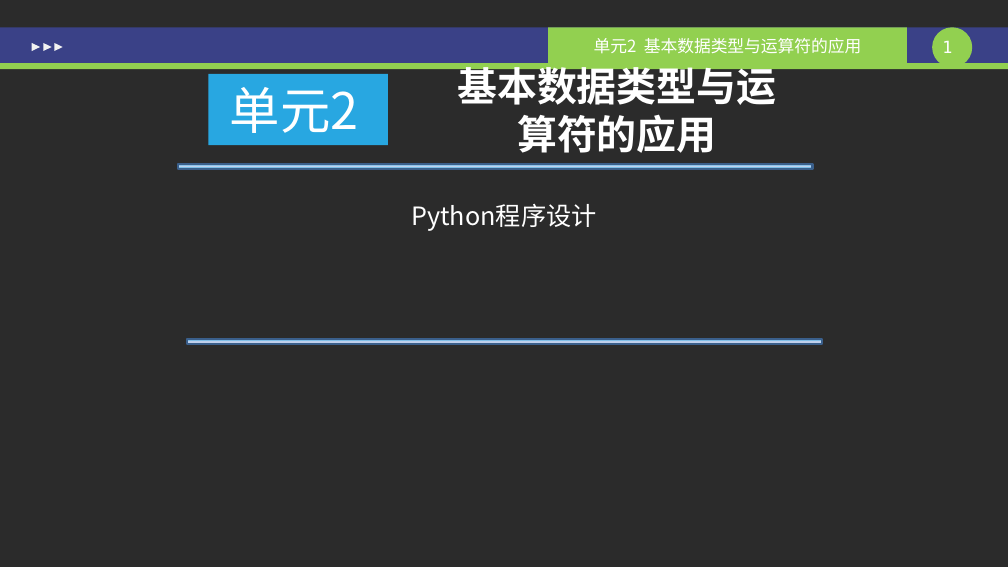
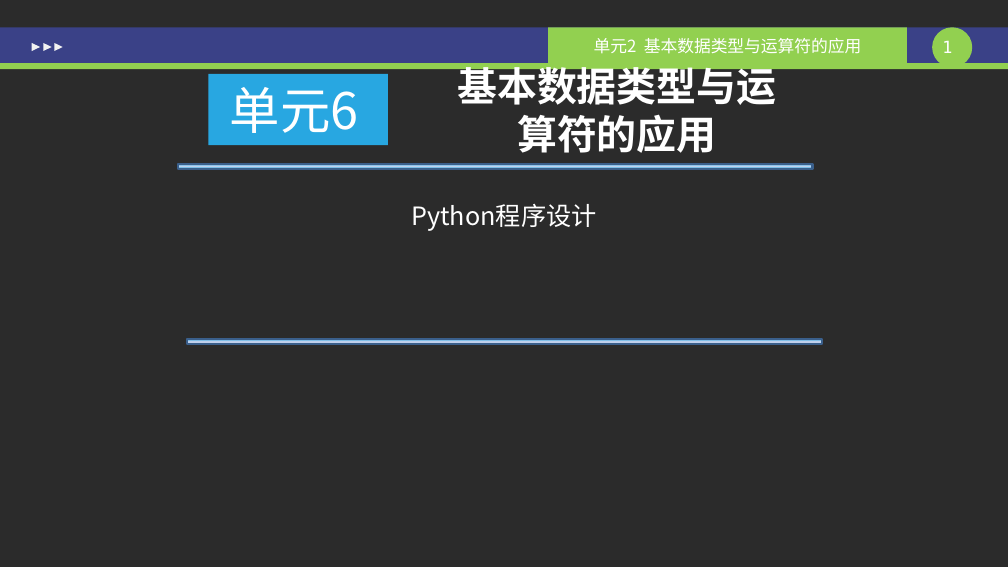
Before and after one commit to zeemeil/zeemeil.github.io, a slide deck: slide 1 of files/0328_week5_thursday_unit7.pptx. Drawn at 1008x567 pixels with LibreOffice and Linux fonts; fonts in the diff are those of the drawing; background and template pictures are left out; a plain dark background stands for a picture behind light text. Boxes give left, top, right and bottom in pixels: in the first picture for what was removed or moved away, otherwise in the second. Text is boxed around its words. In the diff, an @@ line names an element or a change of style, - is before the commit and + after.

```diff
--- a/files/0328_week5_thursday_unit7.pptx
+++ b/files/0328_week5_thursday_unit7.pptx
@@ text in rectangle at box(230, 87, 359, 133): text changed @@
-单元2
+单元6
```
Also in this commit, not shown: 2 slides added, 2 other files.
